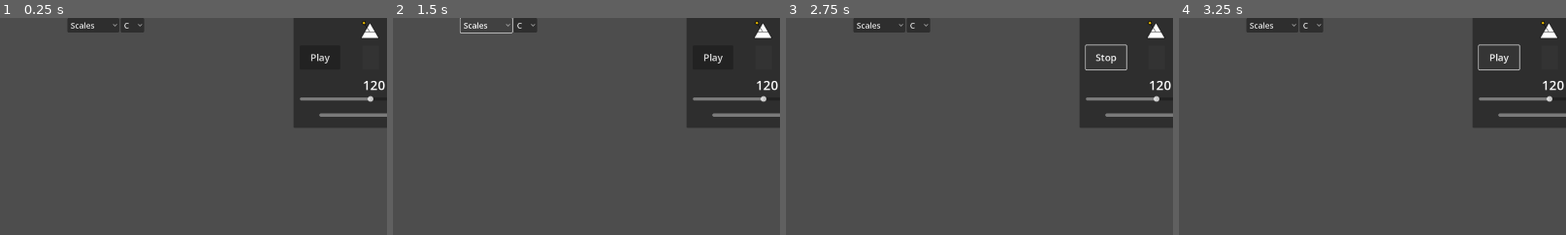
Above: before the commit, frames 1-4 (left to right).
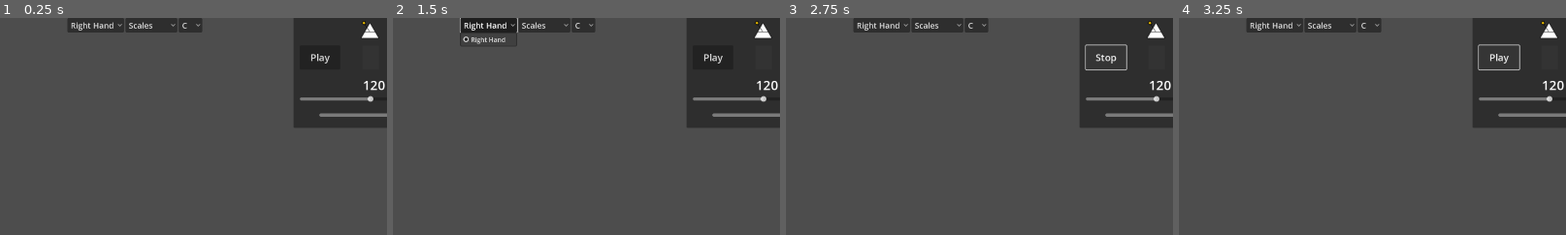
Above: after the commit, the same moments.

Repository: PianoFitness/piano-fitness-app
Game: Godot game, scene res://scenes/piano.tscn
Same seed, same stepped clock (60 frames per second), same inputs: the game is played once before the commit and once after it. The project has no main scene, so this scene is started directly.
Inputs (mouse positions are % of the whole screen's width and height, from its top left):
- Up to frame 1 (0.25 s): no input
- Up to frame 2 (1.5 s): click "Scales" at 0.5 s; click (54, 2) at 1.25 s, where only the run after the commit has a clickable "Right Hand"
- Up to frame 3 (2.75 s): click "Play" at 2 s
- Up to frame 4 (3.25 s): click "Stop" at 2.75 s
The pictures show only the part of the screen within x 41-91%, y 0-50%; the shares and areas given below are measured in that part.

The runs differ from the first frame. In frame 1, 1.2% of the frame differs, in the area x 18-53%, y 0-7%; in frame 2, 2.1%, in the area x 17-53%, y 0-13%; in frame 3, 1.2%; in frame 4, 1.2%.

Commit message:
Add hand selector

Diff:
--- a/app/scenes/piano.tscn
+++ b/app/scenes/piano.tscn
@@ -52,6 +52,10 @@
 layout_mode = 0
 anchor_right = 1.0
 
+[node name="HandDropdown" type="OptionButton" parent="ExerciseManager/HBoxContainer"]
+layout_mode = 2
+theme_override_font_sizes/font_size = 20
+
 [node name="ExerciseTypeDropdown" type="OptionButton" parent="ExerciseManager/HBoxContainer"]
 layout_mode = 2
 theme_override_font_sizes/font_size = 20
--- a/app/scripts/exercise_manager.gd
+++ b/app/scripts/exercise_manager.gd
@@ -4,6 +4,7 @@
 signal clear_highlighted_keys
 
 # Node references
+@onready var hand_dropdown = $HBoxContainer/HandDropdown
 @onready var exercise_type_dropdown = $HBoxContainer/ExerciseTypeDropdown
 @onready var music_key_dropdown = $HBoxContainer/KeyDropdown
 @onready var sequence_manager = get_parent().get_node("SequenceManager")
@@ -49,12 +50,18 @@
 }
 
 func _ready():
+	hand_dropdown.connect("item_selected", _on_hand_selected)
 	exercise_type_dropdown.connect("item_selected", _on_exercise_type_selected)
 	music_key_dropdown.connect("item_selected", _on_key_selected)
 	_initialize_dropdowns()
 	call_deferred("_update_exercise")
 
 func _initialize_dropdowns():
+	# Initialize hand selection
+	hand_dropdown.clear()
+	hand_dropdown.add_item("Right Hand")
+
+	# Initialize exercise types
 	exercise_type_dropdown.clear()
 	exercise_type_dropdown.add_item("Scales")
 	exercise_type_dropdown.add_item("Chords")
@@ -73,6 +80,9 @@
 	_update_exercise()
 
 func _on_key_selected(index):
+	_update_exercise()
+
+func _on_hand_selected(index):
 	_update_exercise()
 
 func _update_exercise():
@@ -96,11 +106,11 @@
 func create_scale(music_key: String) -> PracticeSequence:
 	var practice_sequence = PracticeSequence.new()
 	practice_sequence.exercise_type = "scale"
+	var hand = "R" # For now, only right hand is supported
 
 	var scale_notes = key_to_exercises[music_key].scales
-
 	for note_data in scale_notes:
-		var note = PianoNote.new(note_data[0], "R", note_data[1])
+		var note = PianoNote.new(note_data[0], hand, note_data[1])
 		practice_sequence.add_position([note])
 
 	return practice_sequence
@@ -108,13 +118,13 @@
 func create_chord_inversions(music_key: String) -> PracticeSequence:
 	var practice_sequence = PracticeSequence.new()
 	practice_sequence.exercise_type = "chord_inversions"
+	var hand = "R" # For now, only right hand is supported
 
 	var chord_notes = key_to_exercises[music_key].chords
-
 	for chord in chord_notes:
 		var chord_position: Array[PianoNote] = []
 		for note_data in chord:
-			var note = PianoNote.new(note_data[0], "R", note_data[1])
+			var note = PianoNote.new(note_data[0], hand, note_data[1])
 			chord_position.append(note)
 		practice_sequence.add_position(chord_position)
 
@@ -123,11 +133,11 @@
 func create_arpeggios(music_key: String) -> PracticeSequence:
 	var practice_sequence = PracticeSequence.new()
 	practice_sequence.exercise_type = "arpeggio"
+	var hand = "R" # For now, only right hand is supported
 
 	var arpeggio_notes = key_to_exercises[music_key].arpeggios
-
 	for note_data in arpeggio_notes:
-		var note = PianoNote.new(note_data[0], "R", note_data[1])
+		var note = PianoNote.new(note_data[0], hand, note_data[1])
 		practice_sequence.add_position([note])
 
 	return practice_sequence
